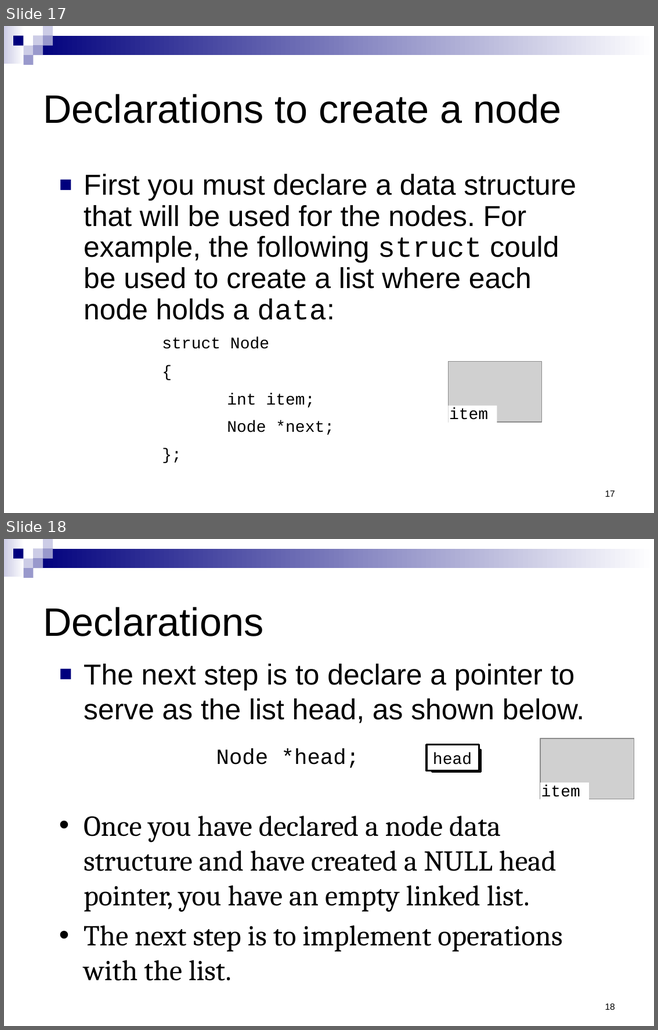
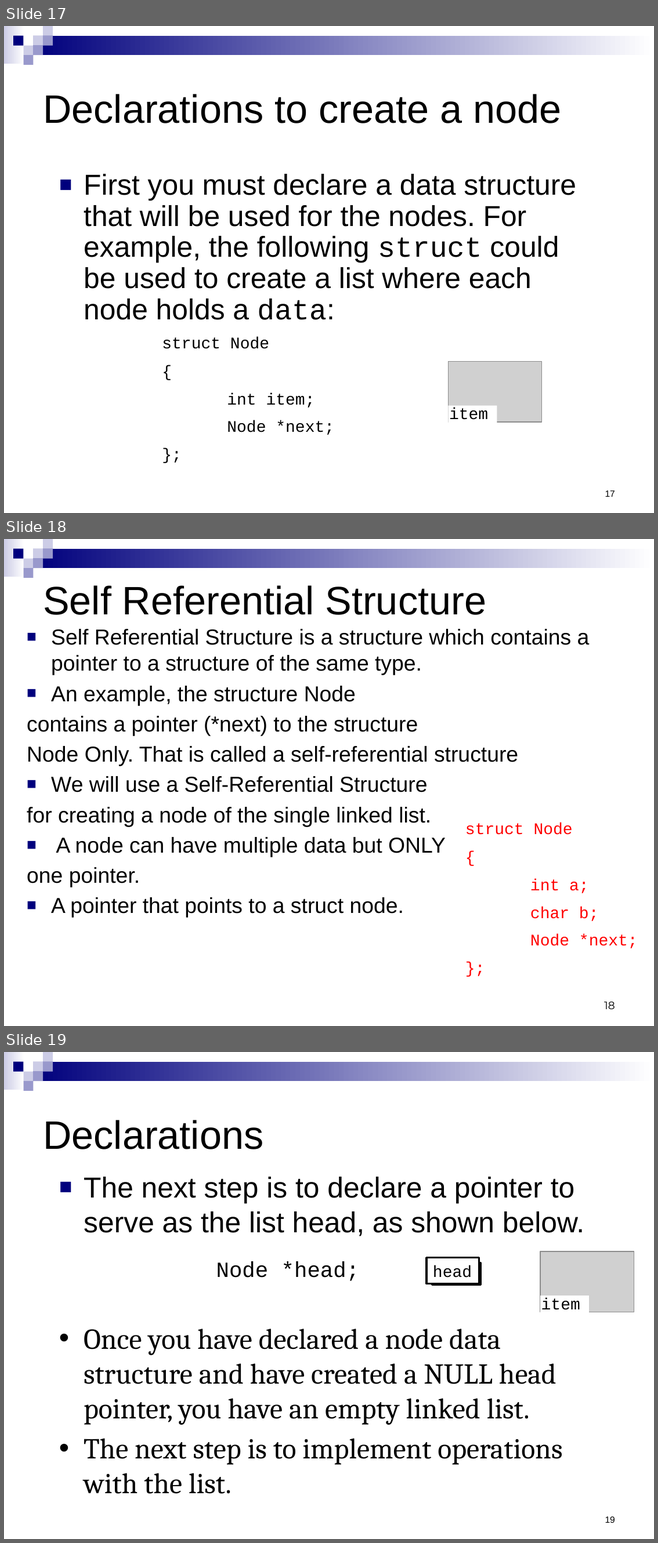
Before and after one commit to Emadalsuwat/emadalsuwat.github.io, a slide deck: DataStructure/Lecture5.pptx. Shown one above the other, each under a label of ours: slides 17 and 18 before the commit, slides 17, 18 and 19 after it. The pictures are 658x1030 and 658x1543 pixels, drawn with LibreOffice and Linux fonts; fonts in the diff are those of the drawing; grey boxes stand for pictures. Boxes give left, top, right and bottom in pixels: in the first picture for what was removed or moved away, otherwise in the second. Text is boxed around its words. In the diff, an @@ line names an element or a change of style, - is before the commit and + after.

```diff
--- a/DataStructure/Lecture5.pptx
+++ b/DataStructure/Lecture5.pptx
@@ slide 18 added at (4, 539, 654, 1026), background #FFFFFF; not listed: 9 template elements that a slide beside it also shows @@
@@ title added at (43, 585, 486, 615), 44 pt, text #000000 @@
+Self Referential Structure
@@ text added at (27, 629, 589, 918), 24 pt, text #000000 @@
+■ Self Referential Structure is a structure which contains a pointer to a structure of the same type.
+■ An example, the structure Node
+contains a pointer (*next) to the structure
+Node Only. That is called a self-referential structure
+■ We will use a Self-Referential Structure
+for creating a node of the single linked list.
+■ A node can have multiple data but ONLY
+one pointer.
+■ A pointer that points to a struct node.
@@ text added at (465, 823, 637, 948), 18 pt, text #FF0000 @@
+struct Node
+{
+int a;
+char b;
+Node *next;
+};
@@ page number added at (604, 1002, 615, 1009), 12 pt, text #000000 @@
+18
@@ what was slide 18 is now slide 19 @@
@@ page number at (605, 1517, 615, 1523): text changed @@
-18
+19
```
Also in this commit, not shown: 1 other file.
